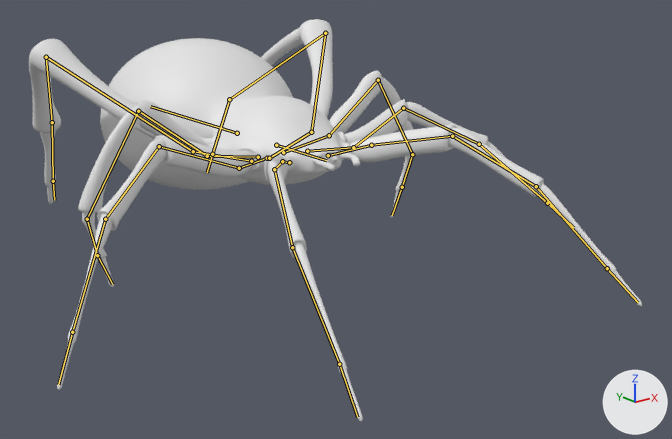
An edit to the Blender file code/Assets/spider.blend, drawn before and after from the same camera.
Before and after are seen from a 50 mm camera at (-589.0, -842.0, 233.0) aimed at (39.0, -58.0, -81.0). Lighting does not change. The marker at lower right points along +X, +Y and +Z. Both versions are drawn at frame 1 of the action 'Idle'; the numbers are the values there. The bones that bend it are drawn over the model as lines.

Objects in the first picture: 'spider_body'.
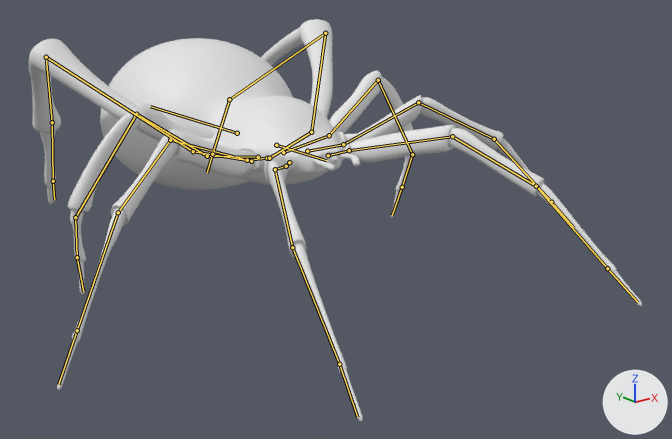
Pixel boxes [x1, y1, x2, y2] of what changed, in the pictures (672 x 439 px):
'spider_body', posed
    both: [29, 19, 642, 422]
bone 'Bone.009', root to tip
    before: (239, 168) to (159, 146)
    after: (247, 160) to (170, 140)
bone 'Bone.033', root to tip
    before: (353, 147) to (403, 108)
    after: (343, 144) to (418, 102)
bone 'Bone.034', root to tip
    before: (403, 108) to (479, 144)
    after: (418, 102) to (494, 139)
bone 'Bone.035', root to tip
    before: (479, 144) to (547, 203)
    after: (494, 139) to (551, 202)

Diff of the bpy script that builds the scene:
```diff
--- a/code/Assets/spider.blend.py
+++ b/code/Assets/spider.blend.py
@@ bone_gait_r3 @@
 bone_gait_r3 = bpy.data.objects['Armature'].pose.bones['gait.R3']
-bone_gait_r3.location = (0.0, 0.0, 0.0)
+bone_gait_r3.location = (0.0, 0.4, 0.0)
@@ bone_bone_009 @@
 bone_bone_009 = bpy.data.objects['Armature'].pose.bones['Bone.009']  # child of 'Bone.008'
-bone_bone_009.rotation_quaternion = (1.0, 0.0, 0.0, 0.0)  # degrees (0, 0, 0)
+bone_bone_009.rotation_quaternion = (0.979, 0.198, 0.056, -0.006)  # degrees (23, 6, 1)
@@ bone_bone_033 @@
 bone_bone_033 = bpy.data.objects['Armature'].pose.bones['Bone.033']  # child of 'Bone.032'
-bone_bone_033.rotation_quaternion = (1.0, 0.0, 0.0, 0.0)  # degrees (0, 0, 0)
+bone_bone_033.rotation_quaternion = (0.822, -0.149, 0.541, 0.102)  # degrees (-20, 67, 1)
@@ bone_bone_034 @@
 bone_bone_034 = bpy.data.objects['Armature'].pose.bones['Bone.034']  # child of 'Bone.033'
-bone_bone_034.rotation_quaternion = (1.0, 0.0, 0.0, 0.0)  # degrees (0, 0, 0)
+bone_bone_034.rotation_quaternion = (0.997, -0.053, 0.053, 0.024)  # degrees (-6, 6, 2)
@@ bone_bone_035 @@
 bone_bone_035 = bpy.data.objects['Armature'].pose.bones['Bone.035']  # child of 'Bone.034'
-bone_bone_035.rotation_quaternion = (1.0, 0.0, 0.0, 0.0)  # degrees (0, 0, 0)
+bone_bone_035.rotation_quaternion = (0.99, -0.132, 0.035, 0.036)  # degrees (-15, 4, 4)
```
